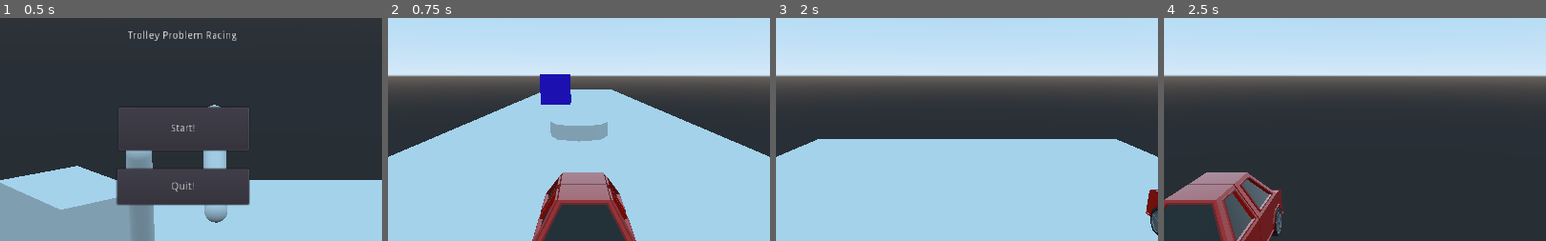
Above: before the commit, frames 1-4 (left to right).
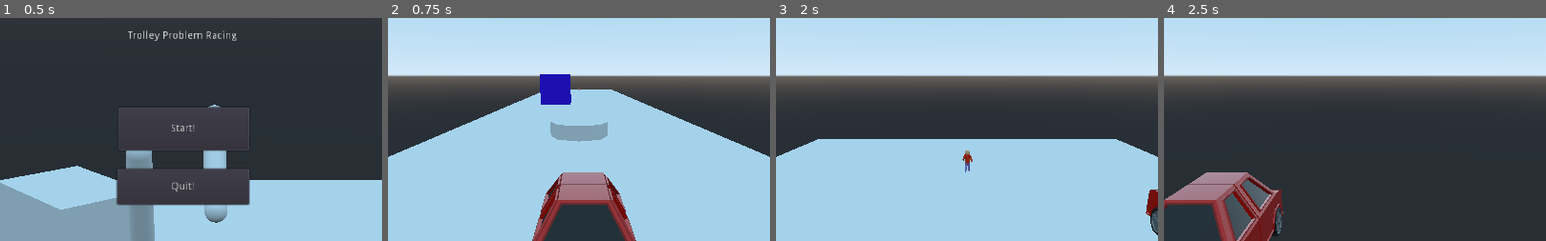
Above: after the commit, the same moments.

Repository: vtlanglois/c220gamejam
Game: Godot game, scene res://UI/Menu/StartMenu.tscn
The game is run twice, just before and just after one commit, with the same random seed, the same clock (stepped at 60 frames per second) and the same inputs.
Inputs:
- Up to frame 1 (0.5 s): no input
- Up to frame 2 (0.75 s): click "Start!" at 0.5 s
- Up to frame 3 (2 s): hold D (right) from 1.28 s (still down)
- Up to frame 4 (2.5 s): release D (right) at 2.03 s; hold A (left) from 2.03 s (still down)
The pictures show only the part of the screen within x 25-75%, y 18-68%; the shares and areas given below are measured in that part.

Frame 1 is identical in both runs. In frame 2, less than 0.1% of the frame differs, in the area x 49-51%, y 31-33%; in frame 3, 0.1%, in the area x 48-52%, y 59-70%; in frame 4, nothing differs.

Commit message:
Update Game.tscn

Diff:
--- a/Game.tscn
+++ b/Game.tscn
@@ -18,5 +18,8 @@
 current = true
 far = 76.2
 
+[node name="sWalker1" parent="." instance=ExtResource( 4 )]
+transform = Transform( 1, 6.86391e-10, -1.74623e-10, -1.05516e-11, 1, 0, 0, 6.98492e-10, 1, 0.00629692, 0.0240596, -46.0421 )
+
 [node name="Wrench" parent="." instance=ExtResource( 3 )]
 transform = Transform( 1, 3.37188e-10, -8.73115e-11, -1.05516e-11, 1, 0, 0, 3.49246e-10, 1, -1.60256, 1.13505, -21.3915 )
